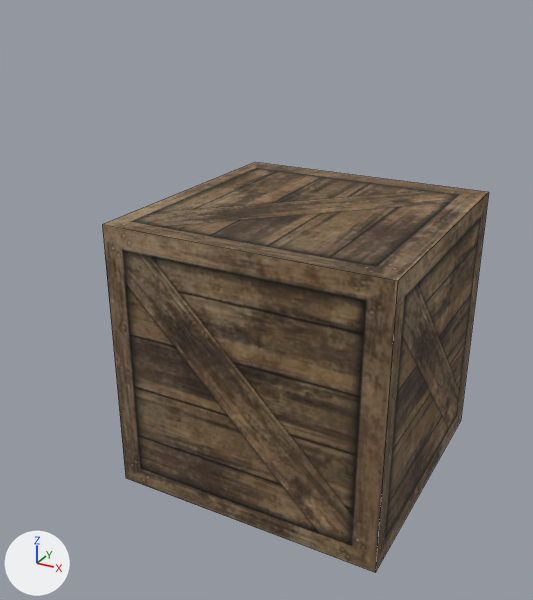
Renders of the FBX model Assets/Models/box.fbx from each side of a commit.
Camera for both pictures: a 50 mm camera at (2.14, -4.5, 2.48) aimed at (-0.21, -0.23, 0.34). The axes (+X, +Y, +Z) are drawn at lower left. The lights are the same throughout. Mesh edges are drawn as thin lines.

Script lines for the objects in view, before the commit:
```python
me_cube = bpy.data.meshes.new('Cube')
me_cube.from_pydata(...)  # a box spanning x -1.0..1.0, y -1.0..1.0, z -1.0..1.0
me_cube.materials.append(mat_material)  # picture img_box_jpg
# before: 0 (1.0, 1.0, 1.0) at pixel (488, 192), 2 (1.0, -1.0, 1.0) at pixel (397, 281), 4 (-1.0, 1.0, 1.0) at pixel (255, 162), 6 (-1.0, -1.0, 1.0) at pixel (102, 224)
ob_cube = bpy.data.objects.new('Cube', me_cube)
ob_cube.location = (0.0, 0.0, 0.0)
```
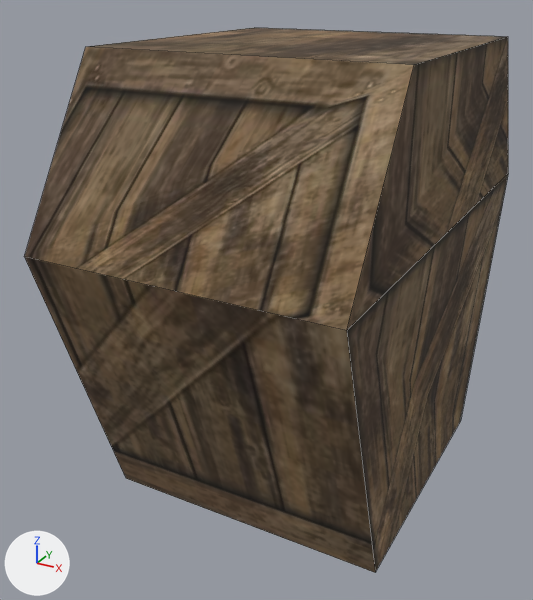
Pixel boxes (x1, y1, x2, y2) of what changed, in the pictures (533 x 600 px):
'Cube', reshaped (25% wider, 33% taller): before (102, 162, 489, 572); after (24, 28, 508, 572)
part 1 of me_cube, built on: before (103, 162, 489, 281); after (24, 28, 508, 331)
part 2 of me_cube, surface changed: before (102, 193, 489, 572); after (25, 174, 508, 572)

Patch to the scene script:
```diff
--- a/Assets/Models/box.fbx.py
+++ b/Assets/Models/box.fbx.py
@@ me_cube @@
 # used by ob_cube; location = (0.0, 0.0, 0.0)
 # verts and faces of me_cube; kept vertices keep their numbers, new ones are numbered from 8
-me_cube.from_pydata(...)  # 8 vertices, 6 faces; spans x -1.0..1.0, y -1.0..1.0, z -1.0..1.0
+me_cube.from_pydata(...)  # 12 vertices, 10 faces; spans x -1.0..1.0, y -1.68..1.66, z -1.0..2.09
+# me_cube part 1
+delete_faces([(0, 4, 6, 2)])
+verts[0] = (1.0, 1.66, 1.0)  # moved, pixel (508, 173)
+verts[4] = (-1.0, 1.66, 1.0)  # moved
+verts[2] = (1.0, -1.68, 1.0)  # moved, pixel (346, 330)
+verts[6] = (-1.0, -1.68, 1.0)  # moved, pixel (24, 256)
+verts[8] = (1.0, -1.0, 2.09)  # pixel (414, 64)
+verts[9] = (-1.0, -1.0, 2.09)  # pixel (85, 46)
+verts[10] = (1.0, 1.0, 2.09)  # pixel (508, 36)
+verts[11] = (-1.0, 1.0, 2.09)  # pixel (254, 27)
+faces += [(0, 4, 11, 10), (8, 10, 11, 9), (2, 8, 9, 6), (4, 6, 9, 11), (0, 10, 8, 2)]
+# me_cube part 2: 5 kept faces spanning x -1.0..1.0, y -1.68..1.66, z -1.0..1.0 get new texture (UV) coordinates
 me_cube.materials.append(mat_material)
```
